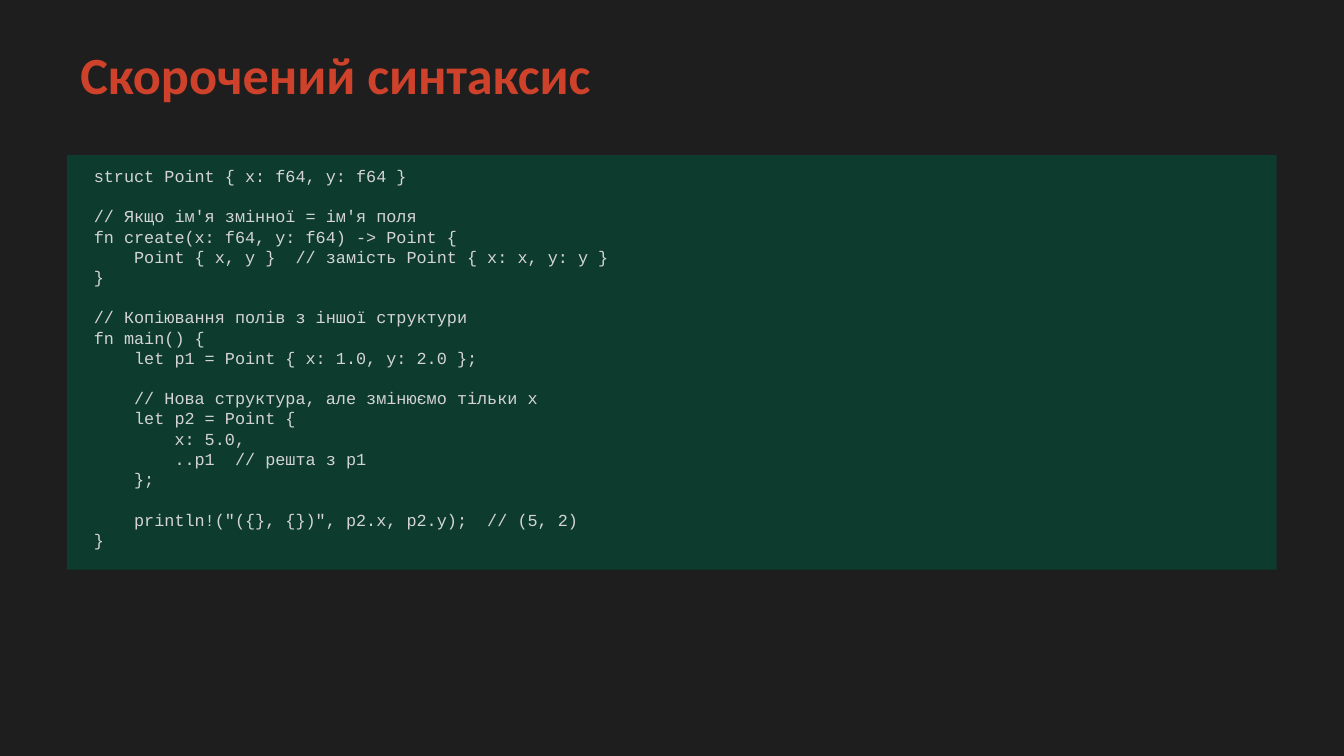
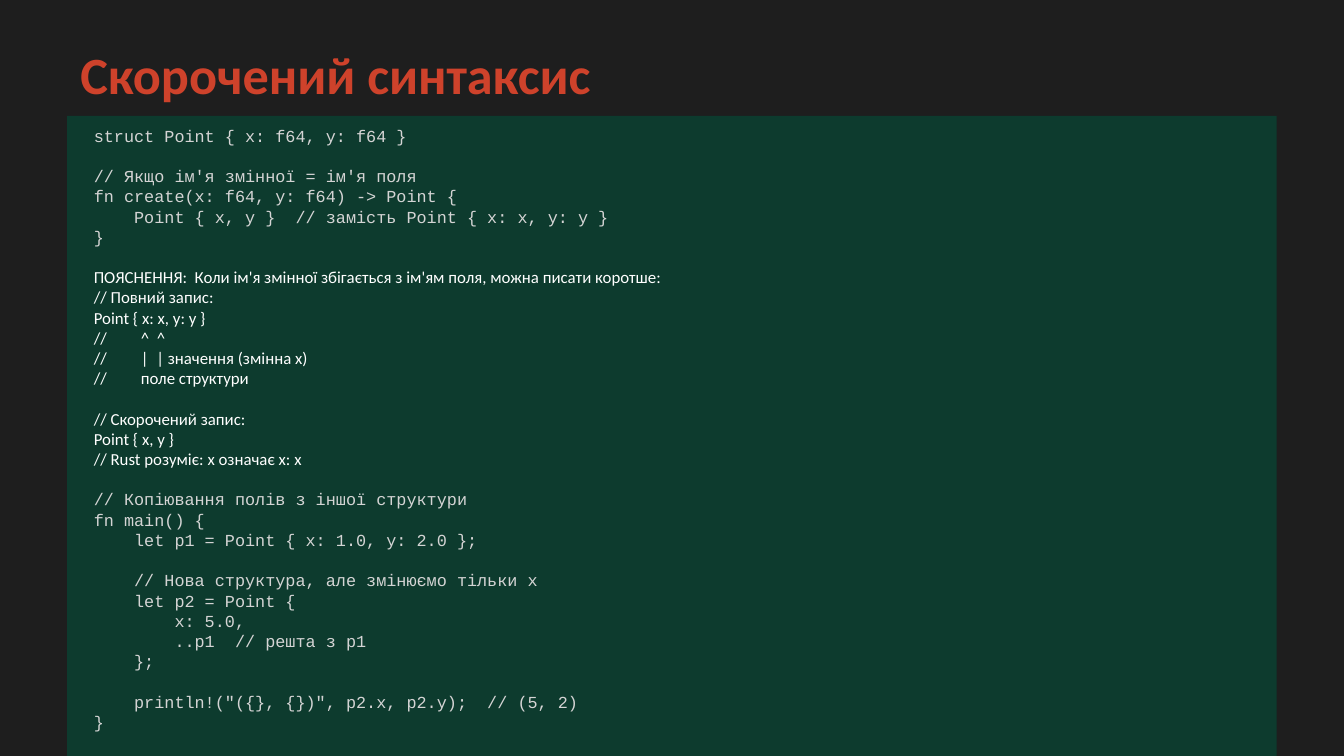
Before and after one commit to oleksiibychkov/rust-mas-textbook, a slide deck: slide 44 of src/lectures/ppt/Лекція_2_Rust_Розширена.pptx (slide 42 before the commit). Drawn at 1344x756 pixels with LibreOffice and Linux fonts; fonts in the diff are those of the drawing. Boxes give left, top, right and bottom in pixels: in the first picture for what was removed or moved away, otherwise in the second. Text is boxed around its words. In the diff, an @@ line names an element or a change of style, - is before the commit and + after.

```diff
--- a/src/lectures/ppt/Лекція_2_Rust_Розширена.pptx
+++ b/src/lectures/ppt/Лекція_2_Rust_Розширена.pptx
@@ rectangle: place and size @@
-rectangle at (67, 155, 1277, 569)
+rectangle at (67, 116, 1277, 755)
@@ text "struct Point { x: f64, ...": place and size @@
-text "struct Point { x: f64, ..." at (94, 210, 588, 530)
+text "struct Point { x: f64, ..." at (94, 130, 661, 712)
@@ text at (94, 271, 661, 468): paragraphs added @@
+ПОЯСНЕННЯ: Коли ім'я змінної збігається з ім'ям поля, можна писати коротше:
+// Повний запис:
+Point { x: x, y: y }
+// ^ ^
+// | | значення (змінна x)
+// поле структури
+// Скорочений запис:
+Point { x, y }
+// Rust розуміє: x означає x: x
```
Also in this commit, not shown: 10 other slides changed, 5 slides added, 1 other file.
